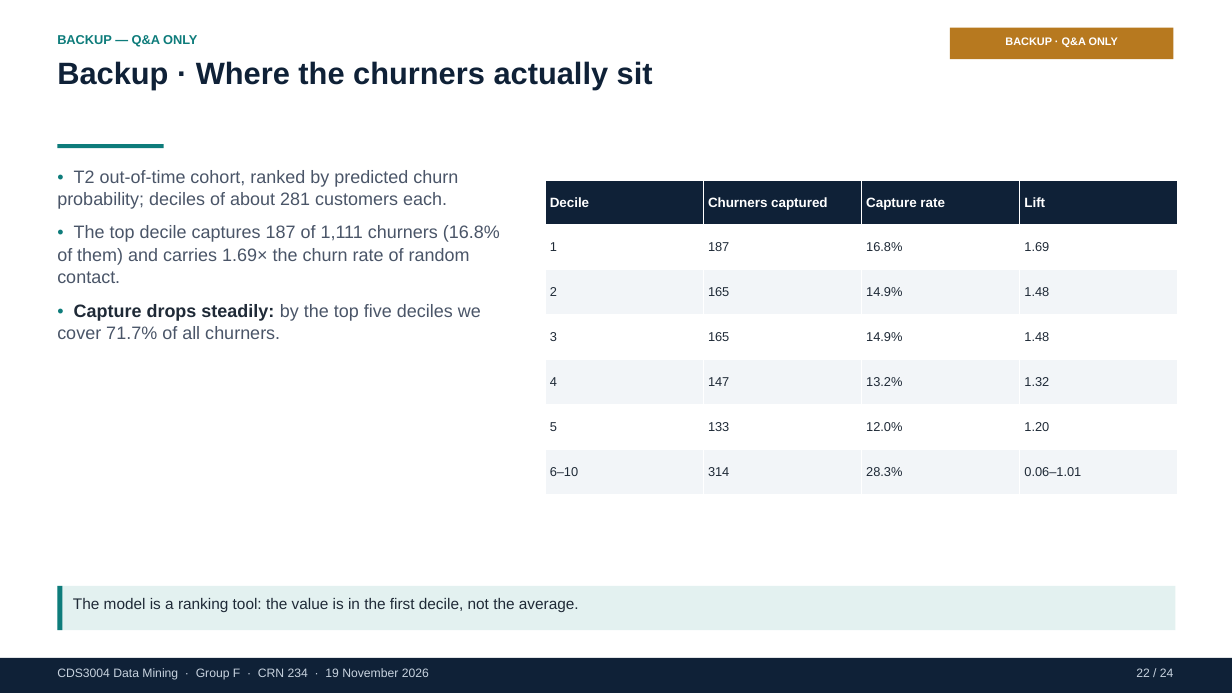
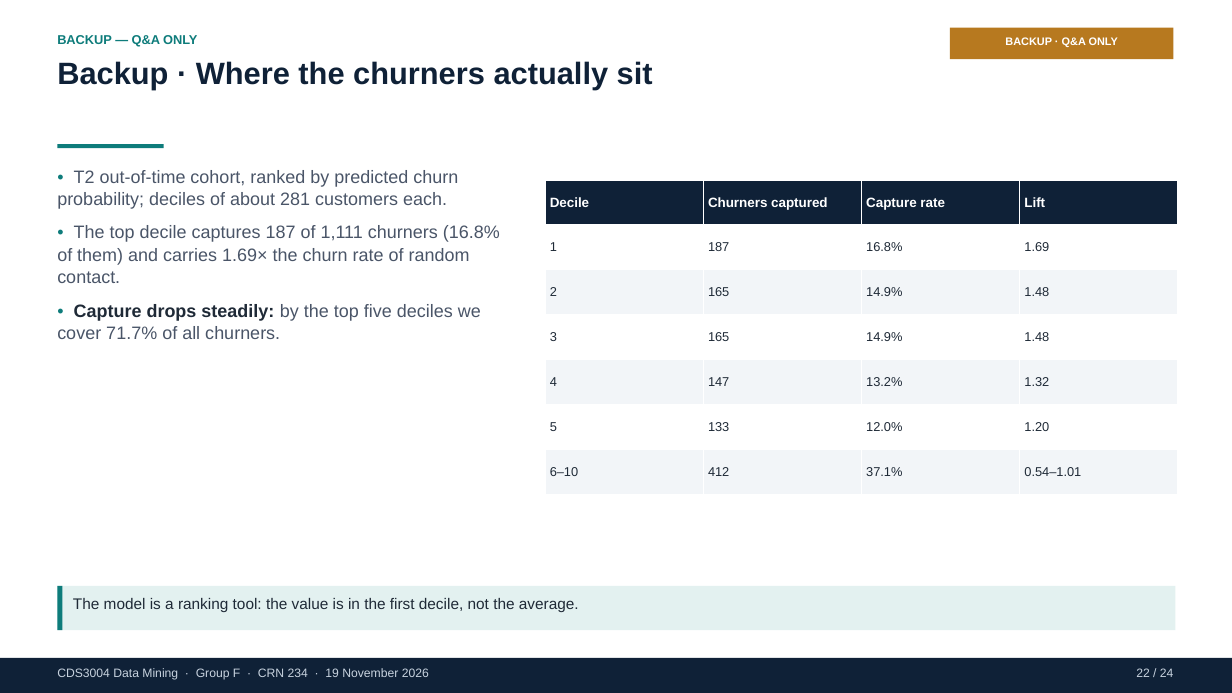
Before and after one commit to AaaaaronLIN/CDS3004_online_retail, a slide deck: slide 22 of presentation/CDS3004_GroupF_CRN234_Slides.pptx. Drawn at 1232x693 pixels with LibreOffice and Linux fonts; fonts in the diff are those of the drawing. Boxes give left, top, right and bottom in pixels: in the first picture for what was removed or moved away, otherwise in the second. Text is boxed around its words. In the diff, an @@ line names an element or a change of style, - is before the commit and + after.

```diff
--- a/presentation/CDS3004_GroupF_CRN234_Slides.pptx
+++ b/presentation/CDS3004_GroupF_CRN234_Slides.pptx
@@ table at <box>545,180,1177,494</box> @@
-row 7: 6–10 | 314 | 28.3% | 0.06–1.01
+row 7: 6–10 | 412 | 37.1% | 0.54–1.01
```
Also in this commit, not shown: 8 other files.
